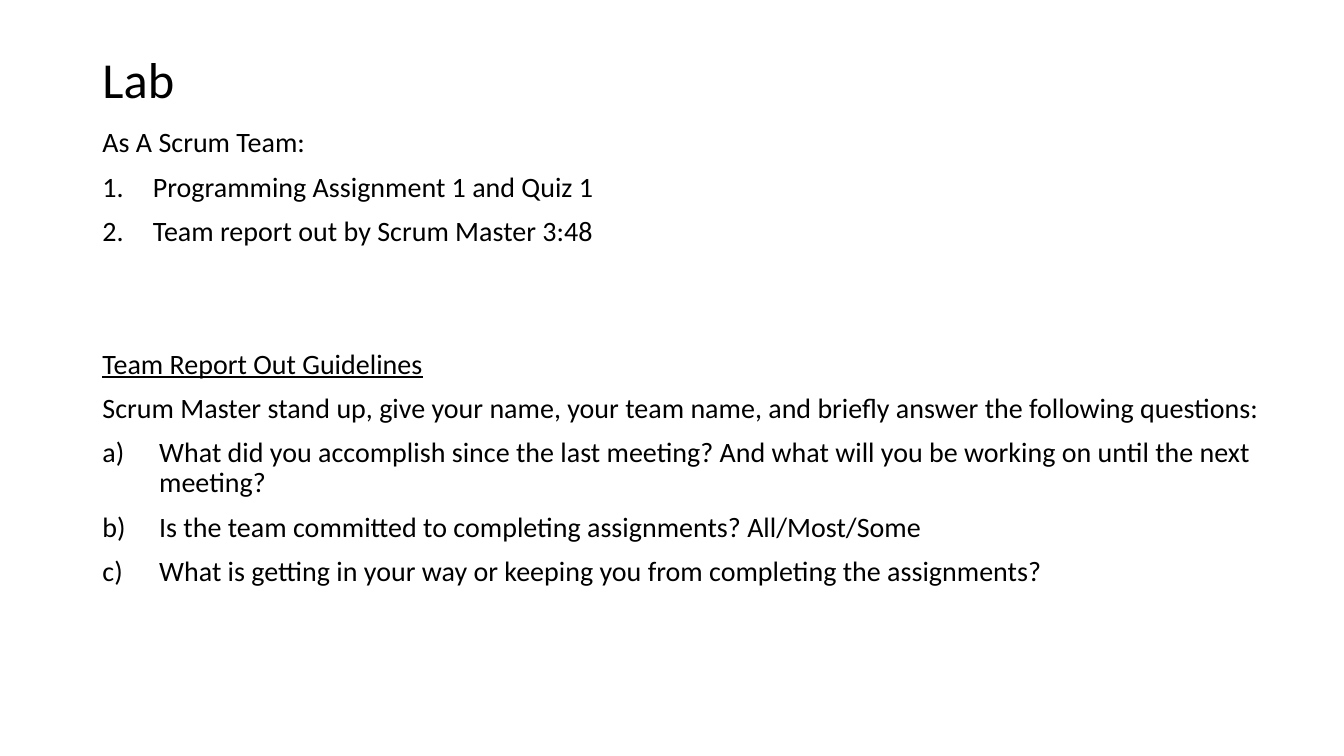
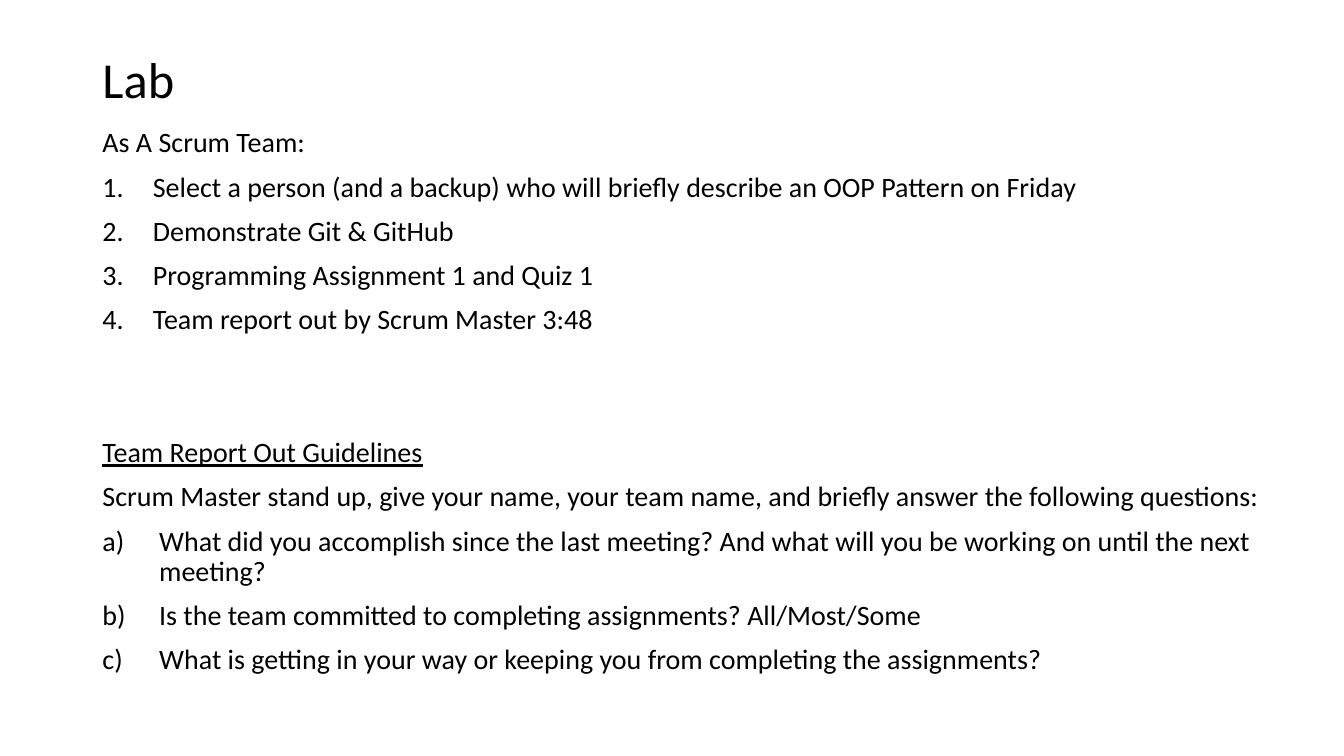
Before and after one commit to EricJPogue/CPSC-24500, a slide deck: slide 8 of lecture-slides/2019-09-04.pptx. Drawn at 1344x756 pixels with LibreOffice and Linux fonts; fonts in the diff are those of the drawing. Boxes give left, top, right and bottom in pixels: in the first picture for what was removed or moved away, otherwise in the second. Text is boxed around its words. In the diff, an @@ line names an element or a change of style, - is before the commit and + after.

```diff
--- a/lecture-slides/2019-09-04.pptx
+++ b/lecture-slides/2019-09-04.pptx
@@ text at [153,176,1076,242]: paragraphs added @@
+1. Select a person (and a backup) who will briefly describe an OOP Pattern on Friday
+2. Demonstrate Git & GitHub
```
Also in this commit, not shown: 2 other slides changed, 1 other file.
